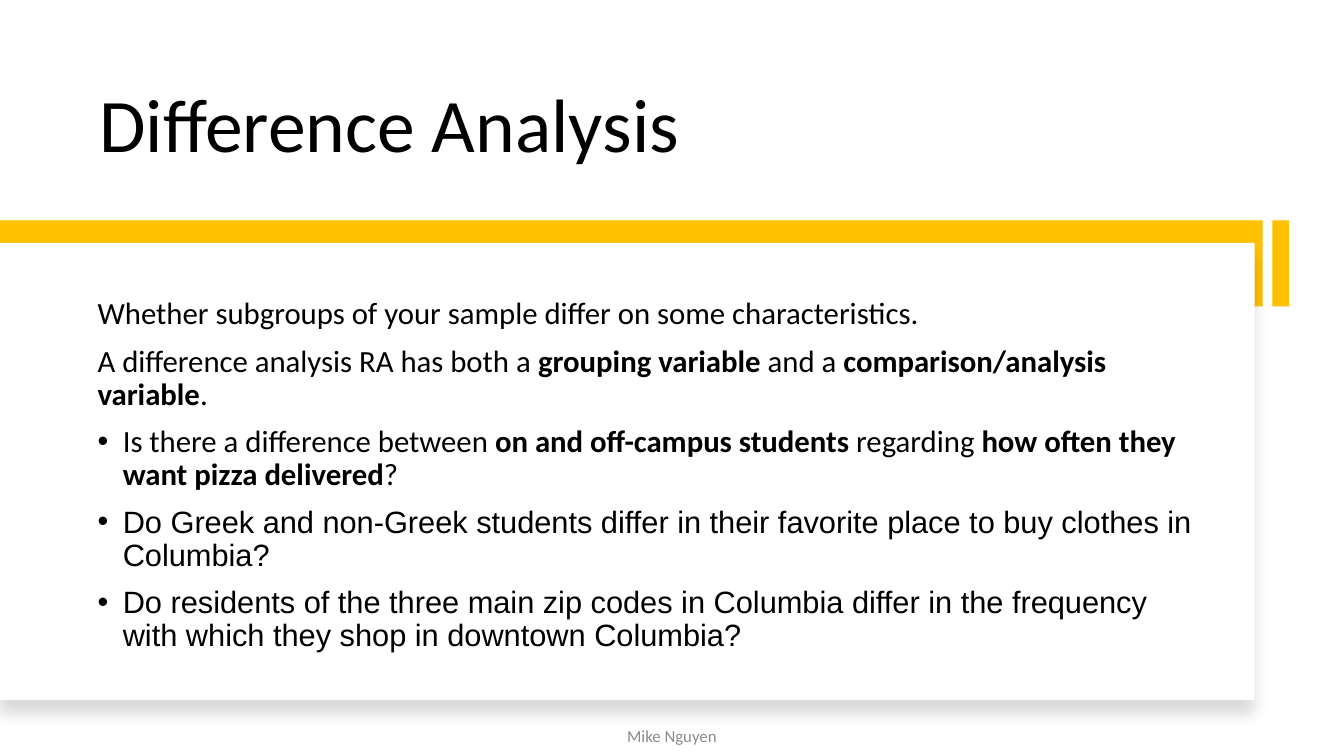
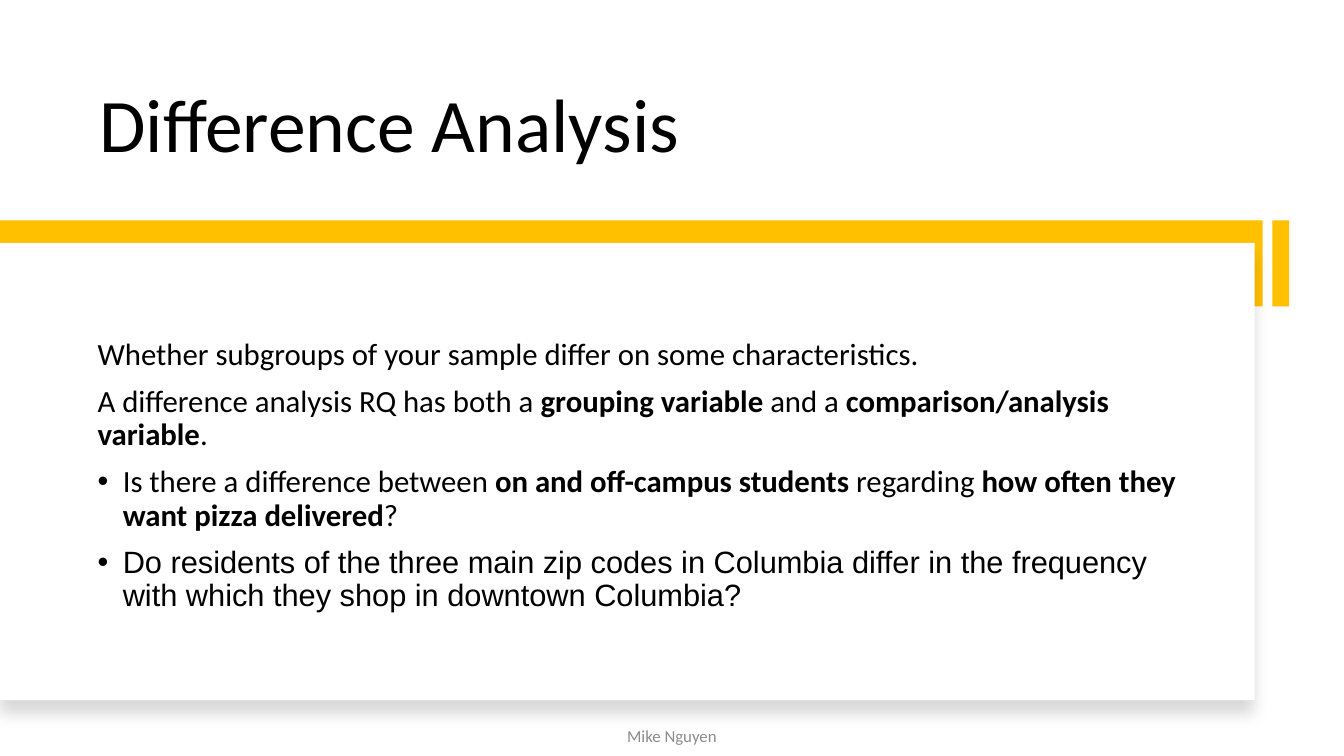
Before and after one commit to mikenguyen13/mar4050_S23_2, a slide deck: slide 28 of lectures/4/1_External Secondary Data_Causal Research.pptx (slide 27 before the commit). Drawn at 1344x756 pixels with LibreOffice and Linux fonts; fonts in the diff are those of the drawing. Boxes give left, top, right and bottom in pixels: in the first picture for what was removed or moved away, otherwise in the second. Text is boxed around its words. In the diff, an @@ line names an element or a change of style, - is before the commit and + after.

```diff
--- a/lectures/4/1_External Secondary Data_Causal Research.pptx
+++ b/lectures/4/1_External Secondary Data_Causal Research.pptx
@@ text at <box>98,390,1109,446</box>: text changed @@
-A difference analysis RA has both a grouping variable and a comparison/analysis variable.
+A difference analysis RQ has both a grouping variable and a comparison/analysis variable.
@@ text at <box>123,510,1191,567</box>: paragraph removed @@
-• Do Greek and non-Greek students differ in their favorite place to buy clothes in Columbia?
```
Also in this commit, not shown: 5 other slides changed, 2 slides added, 2 other files.
